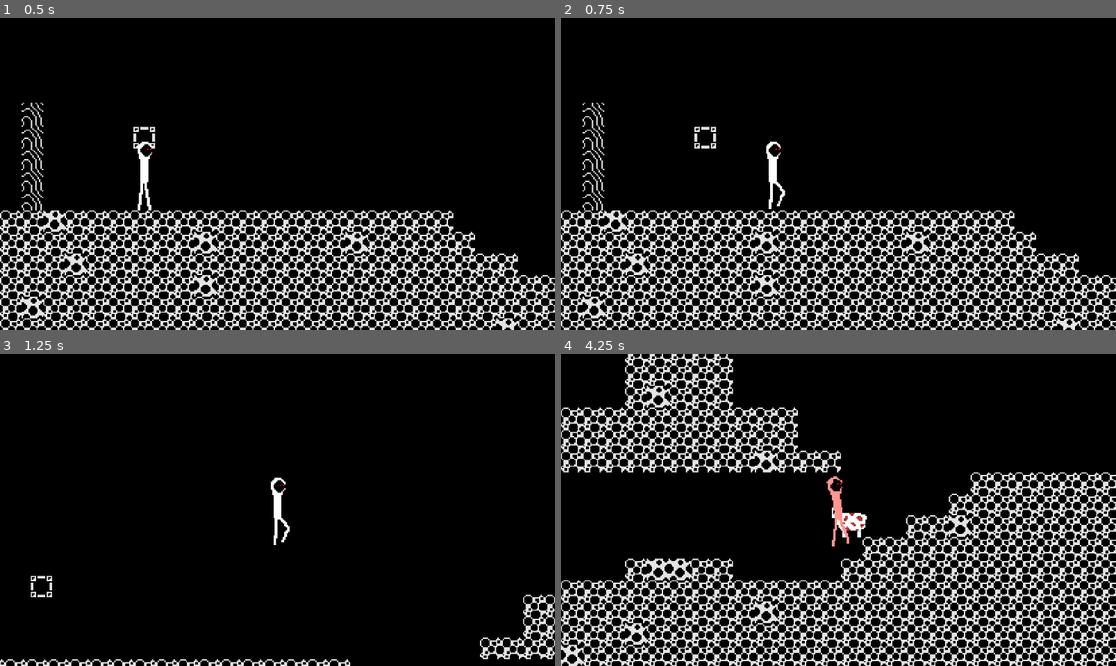
Above: before the commit, frames 1-4 (two rows, left to right).
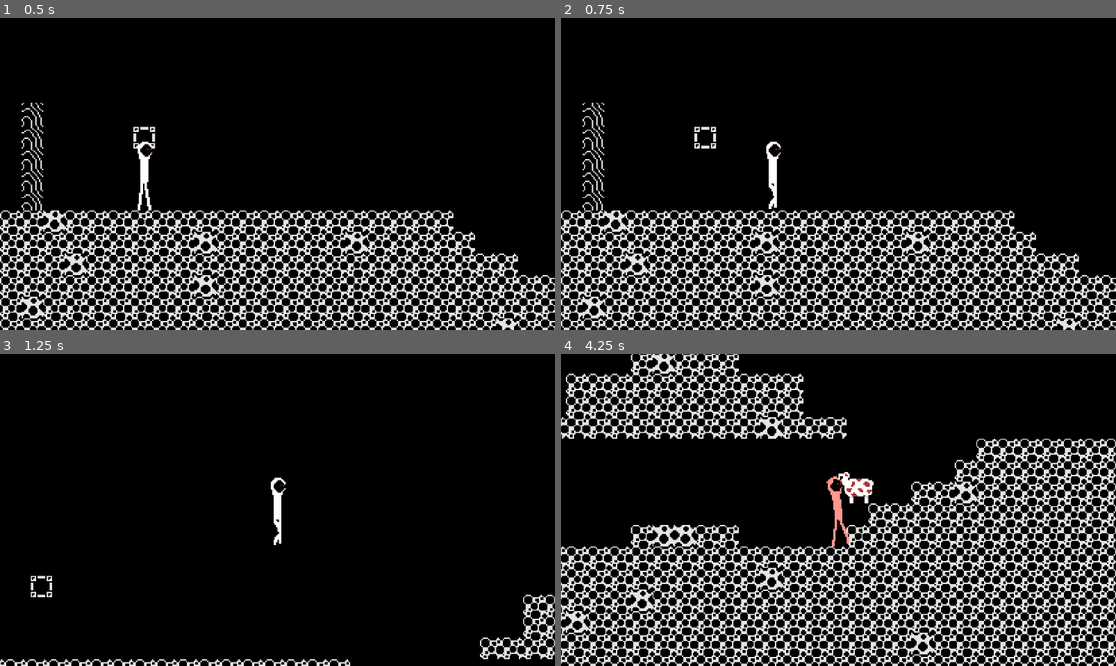
Above: after the commit, the same moments.

Repository: KirstenMayland/color2Dmetroidvania
Game: Godot game, scene res://scenes/levels/level_3.tscn
The game is run twice, just before and just after one commit, with the same random seed, the same clock (stepped at 60 frames per second) and the same inputs. This scene is started directly instead of the project's main scene.
Inputs:
- Up to frame 1 (0.5 s): no input
- Up to frame 2 (0.75 s): tap Enter at 0.5 s; hold D (move_right) from 0.53 s (still down); tap E (interact) at 0.6 s
- Up to frame 3 (1.25 s): keep holding D (move_right); tap Space (jump) at 0.77, 0.8, 1.07 s
- Up to frame 4 (4.25 s): tap Space (jump) at 1.35, 1.52, 1.82, 2.3, 3.02, 3.32, 3.6, 3.77, 4.07 s; tap E (interact) at 1.55, 2.1, 2.85 s; release D (move_right) at 2.03 s; hold A (move_left) 2.03-2.78 s; hold D (move_right) from 2.78 s (still down)

Frame 1 is identical in both runs. In frame 2, 0.1% of the frame differs, in the area x 37-41%, y 52-61%; in frame 3, 0.1%; in frame 4, 40%, in the area x 0-100%, y 0-100%.

Commit message:
progress on hurtboxes and hitboxes
rn, sheep insta kills player by stacking damages, player gets stuck and it registers as entering the hurtbox multiple times in succession

Diff:
--- a/scenes/entities/player.tscn
+++ b/scenes/entities/player.tscn
@@ -24,6 +24,7 @@
 
 [sub_resource type="GDScript" id="GDScript_qxt2g"]
 script/source = "extends CharacterBody2D
+class_name Player
 
 
 @export var SPEED:float = 250.0
@@ -32,34 +33,47 @@
 @export var hurt_animation_length:float = 0.085
 
 @onready var health_component: HealthComponent = $HealthComponent
+@onready var animation = $AnimationPlayer
 
 # Get the gravity from the project settings to be synced with RigidBody nodes.
 var gravity = ProjectSettings.get_setting(\"physics/2d/default_gravity\")
 
-# ---------------------ready---------------------------
+
+# ----------------------------------------------------------------
+# -----------------------------ready------------------------------
+# ----------------------------------------------------------------
 func _ready():
 	health_component.health_change.connect(on_health_change)
 
+
+func on_health_change(current_health: float, heal: bool):
+	if heal == false:
+		print(\"hurt\")
+		Global.set_player_can_move(false)
+		animation.play(\"Hurt\")
+		await get_tree().create_timer(hurt_animation_length).timeout
+		Global.set_player_can_move(true)
+
+
+# ----------------------------------------------------------------
 # ---------------------_physics_process---------------------------
-# main function
+# ----------------------------------------------------------------
 func _physics_process(delta):
 	add_gravity(delta)
 	jump()
 	move()
 
-# ---------------------add_gravity---------------------------
+
 func add_gravity(delta):
 	if not is_on_floor():
 		velocity.y += gravity * delta
 
 
-# ---------------------jump---------------------------
 func jump():
 	if Input.is_action_just_pressed(\"jump\") and is_on_floor():
 		velocity.y = JUMP_VELOCITY
 
 
-# ---------------------move---------------------------
 func move():
 	var direction = Input.get_axis(\"move_left\", \"move_right\")
 
@@ -68,24 +82,15 @@
 		# if moving
 		if direction:
 			velocity.x = direction * SPEED
-			$AnimatedSprite2D.play(\"walk\")
-			Global.change_animated_sprite_direction(direction, get_node(\"AnimatedSprite2D\"))
+			animation.play(\"Walk\")
+			Global.change_sprite_direction(direction, get_node(\"AnimatedSprite2D\"), get_node(\"HitboxComponent\"), get_node(\"HurtboxComponent\"))
 
 		# if stopped/stopping
 		else:
-			$AnimatedSprite2D.play(\"idle\")
+			animation.play(\"Idle\")
 			velocity.x = move_toward(velocity.x, 0, SPEED / 2)  # stop mechanism, how quickly it slows
 
 		move_and_slide()
-
-# ---------------------on_health_change---------------------------
-func on_health_change(current_health: float, heal: bool):
-	if heal == false:
-		print(\"hurt\")
-		Global.set_player_can_move(false)
-		$AnimatedSprite2D.play(\"hurt\")
-		await get_tree().create_timer(hurt_animation_length).timeout
-		Global.set_player_can_move(true)
 "
 
 [sub_resource type="SpriteFrames" id="SpriteFrames_fs3e2"]
@@ -176,6 +181,62 @@
 "speed": 7.0
 }]
 
+[sub_resource type="Animation" id="Animation_pepxw"]
+resource_name = "DoorEnter"
+loop_mode = 1
+tracks/0/type = "value"
+tracks/0/imported = false
+tracks/0/enabled = true
+tracks/0/path = NodePath("AnimatedSprite2D:animation")
+tracks/0/interp = 1
+tracks/0/loop_wrap = true
+tracks/0/keys = {
+"times": PackedFloat32Array(0),
+"transitions": PackedFloat32Array(1),
+"update": 1,
+"values": [&"door_enter"]
+}
+tracks/1/type = "value"
+tracks/1/imported = false
+tracks/1/enabled = true
+tracks/1/path = NodePath("AnimatedSprite2D:frame")
+tracks/1/interp = 1
+tracks/1/loop_wrap = true
+tracks/1/keys = {
+"times": PackedFloat32Array(0, 0.1, 0.2, 0.3, 0.4, 0.5, 0.6, 0.7, 0.8),
+"transitions": PackedFloat32Array(1, 1, 1, 1, 1, 1, 1, 1, 1),
+"update": 1,
+"values": [0, 1, 2, 3, 4, 5, 6, 7, 8]
+}
+
+[sub_resource type="Animation" id="Animation_d5oc0"]
+resource_name = "Hurt"
+length = 0.085
+tracks/0/type = "value"
+tracks/0/imported = false
+tracks/0/enabled = true
+tracks/0/path = NodePath("AnimatedSprite2D:animation")
+tracks/0/interp = 1
+tracks/0/loop_wrap = true
+tracks/0/keys = {
+"times": PackedFloat32Array(0),
+"transitions": PackedFloat32Array(1),
+"update": 1,
+"values": [&"hurt"]
+}
+tracks/1/type = "value"
+tracks/1/imported = false
+tracks/1/enabled = true
+tracks/1/path = NodePath("AnimatedSprite2D:frame")
+tracks/1/interp = 1
+tracks/1/loop_wrap = true
+tracks/1/keys = {
+"times": PackedFloat32Array(0),
+"transitions": PackedFloat32Array(1),
+"update": 1,
+"values": [0]
+}
+
 [sub_resource type="Animation" id="Animation_7r3hc"]
 resource_name = "Idle"
 tracks/0/type = "value"
@@ -203,16 +264,61 @@
 "values": [0]
 }
 
+[sub_resource type="Animation" id="Animation_6tk6g"]
+length = 0.001
+tracks/0/type = "value"
+tracks/0/imported = false
+tracks/0/enabled = true
+tracks/0/path = NodePath("AnimatedSprite2D:frame")
+tracks/0/interp = 1
+tracks/0/loop_wrap = true
+tracks/0/keys = {
+"times": PackedFloat32Array(0),
+"transitions": PackedFloat32Array(1),
+"update": 1,
+"values": [1]
+}
+
+[sub_resource type="Animation" id="Animation_qsbw4"]
+resource_name = "SwordSlash"
+length = 0.6
+loop_mode = 1
+tracks/0/type = "value"
+tracks/0/imported = false
+tracks/0/enabled = true
+tracks/0/path = NodePath("AnimatedSprite2D:animation")
+tracks/0/interp = 1
+tracks/0/loop_wrap = true
+tracks/0/keys = {
+"times": PackedFloat32Array(0),
+"transitions": PackedFloat32Array(1),
+"update": 1,
+"values": [&"sword_slash"]
+}
+tracks/1/type = "value"
+tracks/1/imported = false
+tracks/1/enabled = true
+tracks/1/path = NodePath("AnimatedSprite2D:frame")
+tracks/1/interp = 1
+tracks/1/loop_wrap = true
+tracks/1/keys = {
+"times": PackedFloat32Array(0, 0.1, 0.2, 0.3, 0.4, 0.5),
+"transitions": PackedFloat32Array(1, 1, 1, 1, 1, 1),
+"update": 1,
+"values": [0, 1, 2, 3, 4, 5]
+}
+
 [sub_resource type="Animation" id="Animation_eynmj"]
 resource_name = "Walk"
-tracks/0/type = "value"
-tracks/0/imported = false
-tracks/0/enabled = true
-tracks/0/path = NodePath("AnimatedSprite2D:animation")
-tracks/0/interp = 1
-tracks/0/loop_wrap = true
-tracks/0/keys = {
-"times": PackedFloat32Array(0.5),
+length = 0.6
+tracks/0/type = "value"
+tracks/0/imported = false
+tracks/0/enabled = true
+tracks/0/path = NodePath("AnimatedSprite2D:animation")
+tracks/0/interp = 1
+tracks/0/loop_wrap = true
+tracks/0/keys = {
+"times": PackedFloat32Array(0),
 "transitions": PackedFloat32Array(1),
 "update": 1,
 "values": [&"walk"]
@@ -224,106 +330,10 @@
 tracks/1/interp = 1
 tracks/1/loop_wrap = true
 tracks/1/keys = {
-"times": PackedFloat32Array(0, 0.3, 0.5),
+"times": PackedFloat32Array(0, 0.2, 0.4),
 "transitions": PackedFloat32Array(1, 1, 1),
 "update": 1,
 "values": [0, 1, 2]
-}
-
-[sub_resource type="Animation" id="Animation_6tk6g"]
-length = 0.001
-tracks/0/type = "value"
-tracks/0/imported = false
-tracks/0/enabled = true
-tracks/0/path = NodePath("AnimatedSprite2D:frame")
-tracks/0/interp = 1
-tracks/0/loop_wrap = true
-tracks/0/keys = {
-"times": PackedFloat32Array(0),
-"transitions": PackedFloat32Array(1),
-"update": 1,
-"values": [1]
-}
-
-[sub_resource type="Animation" id="Animation_pepxw"]
-resource_name = "DoorEnter"
-tracks/0/type = "value"
-tracks/0/imported = false
-tracks/0/enabled = true
-tracks/0/path = NodePath("AnimatedSprite2D:animation")
-tracks/0/interp = 1
-tracks/0/loop_wrap = true
-tracks/0/keys = {
-"times": PackedFloat32Array(0.8),
-"transitions": PackedFloat32Array(1),
-"update": 1,
-"values": [&"door_enter"]
-}
-tracks/1/type = "value"
-tracks/1/imported = false
-tracks/1/enabled = true
-tracks/1/path = NodePath("AnimatedSprite2D:frame")
-tracks/1/interp = 1
-tracks/1/loop_wrap = true
-tracks/1/keys = {
-"times": PackedFloat32Array(0, 0.1, 0.2, 0.3, 0.4, 0.5, 0.6, 0.7, 0.8),
-"transitions": PackedFloat32Array(1, 1, 1, 1, 1, 1, 1, 1, 1),
-"update": 1,
-"values": [0, 1, 2, 3, 4, 5, 6, 7, 8]
-}
-
-[sub_resource type="Animation" id="Animation_d5oc0"]
-resource_name = "Hurt"
-tracks/0/type = "value"
-tracks/0/imported = false
-tracks/0/enabled = true
-tracks/0/path = NodePath("AnimatedSprite2D:animation")
-tracks/0/interp = 1
-tracks/0/loop_wrap = true
-tracks/0/keys = {
-"times": PackedFloat32Array(0.9),
-"transitions": PackedFloat32Array(1),
-"update": 1,
-"values": [&"hurt"]
-}
-tracks/1/type = "value"
-tracks/1/imported = false
-tracks/1/enabled = true
-tracks/1/path = NodePath("AnimatedSprite2D:frame")
-tracks/1/interp = 1
-tracks/1/loop_wrap = true
-tracks/1/keys = {
-"times": PackedFloat32Array(0.9),
-"transitions": PackedFloat32Array(1),
-"update": 1,
-"values": [0]
-}
-
-[sub_resource type="Animation" id="Animation_qsbw4"]
-resource_name = "SwordSlash"
-tracks/0/type = "value"
-tracks/0/imported = false
-tracks/0/enabled = true
-tracks/0/path = NodePath("AnimatedSprite2D:animation")
-tracks/0/interp = 1
-tracks/0/loop_wrap = true
-tracks/0/keys = {
-"times": PackedFloat32Array(1),
-"transitions": PackedFloat32Array(1),
-"update": 1,
-"values": [&"sword_slash"]
-}
-tracks/1/type = "value"
-tracks/1/imported = false
-tracks/1/enabled = true
-tracks/1/path = NodePath("AnimatedSprite2D:frame")
-tracks/1/interp = 1
-tracks/1/loop_wrap = true
-tracks/1/keys = {
-"times": PackedFloat32Array(0, 0.1, 0.2, 0.3, 0.4, 0.5),
-"transitions": PackedFloat32Array(1, 1, 1, 1, 1, 1),
-"update": 1,
-"values": [0, 1, 2, 3, 4, 5]
 }
 
 [sub_resource type="AnimationLibrary" id="AnimationLibrary_mj16g"]
@@ -336,14 +346,19 @@
 "Walk": SubResource("Animation_eynmj")
 }
 
+[sub_resource type="RectangleShape2D" id="RectangleShape2D_yejrp"]
+size = Vector2(13, 52)
+
+[sub_resource type="RectangleShape2D" id="RectangleShape2D_3i8uc"]
+size = Vector2(13, 20)
+
 [node name="Player" type="CharacterBody2D"]
 collision_layer = 2
 script = SubResource("GDScript_qxt2g")
 
 [node name="AnimatedSprite2D" type="AnimatedSprite2D" parent="."]
 sprite_frames = SubResource("SpriteFrames_fs3e2")
-animation = &"walk"
-frame = 1
+animation = &"idle"
 
 [node name="AnimationPlayer" type="AnimationPlayer" parent="."]
 libraries = {
@@ -364,8 +379,13 @@
 [node name="HurtboxComponent" parent="." node_paths=PackedStringArray("health_component") instance=ExtResource("14_jqlrc")]
 health_component = NodePath("../HealthComponent")
 
-[node name="CollisionShape2D" type="CollisionPolygon2D" parent="HurtboxComponent"]
-position = Vector2(0.5, 1.5)
-polygon = PackedVector2Array(-2.5, -25.5, 2.5, -25.5, 5.5, -22.5, 5.5, -16.5, 2.5, -10.5, 2.5, 4.5, 5.5, 25.5, -5.5, 25.5, -3.5, 4.5, -3.5, -10.5, -5.5, -16.5, -5.5, -22.5)
+[node name="CollisionShape2D" type="CollisionShape2D" parent="HurtboxComponent"]
+position = Vector2(0.5, 1)
+shape = SubResource("RectangleShape2D_yejrp")
 
 [node name="HitboxComponent" parent="." instance=ExtResource("21_iamod")]
+
+[node name="CollisionShape2D" type="CollisionShape2D" parent="HitboxComponent"]
+position = Vector2(0.5, 17)
+shape = SubResource("RectangleShape2D_3i8uc")
+debug_color = Color(0.685779, 0, 0, 0.419608)
--- a/scenes/entities/sheep.tscn
+++ b/scenes/entities/sheep.tscn
@@ -1,9 +1,10 @@
-[gd_scene load_steps=6 format=3 uid="uid://wbbgttji4k7b"]
+[gd_scene load_steps=9 format=3 uid="uid://wbbgttji4k7b"]
 
 [ext_resource type="Texture2D" uid="uid://b5yf3qbb7bv6q" path="res://assets/entity/sheep/sheep.png" id="1_78m1i"]
 [ext_resource type="Script" path="res://scripts/entities/sheep.gd" id="1_xv23r"]
 [ext_resource type="PackedScene" uid="uid://d2ojf0bbv5n5j" path="res://scenes/components/health_component.tscn" id="3_i5oi7"]
 [ext_resource type="PackedScene" uid="uid://dty8yax2de5v4" path="res://scenes/components/hurtbox_component.tscn" id="4_r5lim"]
+[ext_resource type="PackedScene" uid="uid://dodtc5a30e5v2" path="res://scenes/components/hitbox_component.tscn" id="5_rmope"]
 
 [sub_resource type="SpriteFrames" id="SpriteFrames_tfjjf"]
 animations = [{
@@ -15,6 +16,12 @@
 "name": &"default",
 "speed": 5.0
 }]
+
+[sub_resource type="RectangleShape2D" id="RectangleShape2D_ufglh"]
+size = Vector2(25.0035, 27.9998)
+
+[sub_resource type="RectangleShape2D" id="RectangleShape2D_5hrmn"]
+size = Vector2(13.25, 14)
 
 [node name="Sheep" type="CharacterBody2D"]
 collision_layer = 0
@@ -30,5 +37,14 @@
 
 [node name="HurtboxComponent" parent="." instance=ExtResource("4_r5lim")]
 
-[node name="CollisionPolygon2D" type="CollisionPolygon2D" parent="HurtboxComponent"]
-polygon = PackedVector2Array(-11, -6, 6, -6, 7, -11, 15, -11, 15, -2, 11, 0, 11, 5, 7, 8, 7, 12, -7, 12, -7, 8, -10, 5, -10, -1, -11, -1)
+[node name="CollisionShape2D" type="CollisionShape2D" parent="HurtboxComponent"]
+position = Vector2(2.00184, 0.498147)
+rotation = -1.57449
+shape = SubResource("RectangleShape2D_ufglh")
+
+[node name="HitboxComponent" parent="." instance=ExtResource("5_rmope")]
+
+[node name="CollisionShape2D" type="CollisionShape2D" parent="HitboxComponent"]
+position = Vector2(10, -5)
+shape = SubResource("RectangleShape2D_5hrmn")
+debug_color = Color(0.686275, 0, 0, 0.419608)
--- a/scripts/autoload/global.gd
+++ b/scripts/autoload/global.gd
@@ -34,11 +34,11 @@
 func get_in_door_status():
 	return in_door
 
-func travel_through_door(player_sprite, destination): #player_sprite = $Player/AnimatedSprite2D
+func travel_through_door(animation, destination):
 	# play door animation and wait until finished
 	set_player_can_move(false)
-	player_sprite.play("door_enter")
-	await get_tree().create_timer(player_sprite.get_playing_speed()).timeout
+	animation.play("DoorEnter")
+	await get_tree().create_timer(animation.get_playing_speed()).timeout
 	# go through door
 	get_tree().change_scene_to_file(destination)
 	set_player_can_move(true)
@@ -56,9 +56,15 @@
 # ---------------------visuals---------------------------
 
 # helper function for move; entity faces direction it's moving
-func change_animated_sprite_direction(direction, sprite):
+func change_sprite_direction(direction, sprite, hitbox, hurtbox):
 	if sprite != null and sprite is AnimatedSprite2D:
 		if direction > 0:
 			sprite.set_flip_h(false)
 		elif direction < 0:
 			sprite.set_flip_h(true)
+
+	if hitbox != null and hitbox is HitboxComponent:
+			hitbox.scale.x = hitbox.scale.x * -1
+
+	if hurtbox != null and hurtbox is HurtboxComponent:
+			hurtbox.scale.x = hurtbox.scale.x * -1
--- a/scripts/entities/sheep.gd
+++ b/scripts/entities/sheep.gd
@@ -3,14 +3,38 @@
 
 @export var max_speed : float = 50.0
 @export var jump_velocity : float = -200.0
-@export var damage_dealt : int = 15
+@export var damage_dealt : int = 10
 
 # Get the gravity from the project settings to be synced with RigidBody nodes.
 var gravity = ProjectSettings.get_setting("physics/2d/default_gravity")
 
+# ----------------------------------------------------------------
+# -----------------------------ready------------------------------
+# ----------------------------------------------------------------
 func _ready():
-	$HurtboxComponent.area_entered.connect(on_area_entered)
+	$HitboxComponent.area_entered.connect(on_hitbox_entered)
+	$HurtboxComponent.area_entered.connect(on_hurtbox_entered)
 
+func on_hitbox_entered(other_area: HurtboxComponent):
+	var player_node = get_parent().get_node("Player") as Node2D
+	if player_node != null:
+		if other_area.get_parent() != player_node:
+			return
+		print("sheep hitbox entered by player")
+		var player_health_component = player_node.get_node("HealthComponent") as HealthComponent
+		player_health_component.damage(damage_dealt)
+
+func on_hurtbox_entered(other_area: HitboxComponent):
+	# hurtbox activates if the other_area doesn't belong to itself
+	var player_node = get_parent().get_node("Player") as Node2D
+	if player_node != null:
+		if other_area.get_parent() != player_node:
+			return
+		print("sheep hurtbox entered by player")
+
+# ----------------------------------------------------------------
+# ---------------------_physics_process---------------------------
+# ----------------------------------------------------------------
 func _physics_process(delta):
 	var direction = get_direction_to_player()
 
@@ -21,7 +45,7 @@
 	# Horizontal movement
 	if direction.x != 0:
 		velocity.x = direction.x * max_speed
-		Global.change_animated_sprite_direction(direction.x, get_node("AnimatedSprite2D"))
+		Global.change_sprite_direction(direction.x, get_node("AnimatedSprite2D"), get_node("HitboxComponent"), get_node("HurtboxComponent"))
 
 	# Jump
 	if is_on_floor() and is_on_wall():
@@ -34,12 +58,3 @@
 	if player_node != null:
 		return (player_node.global_position - global_position).normalized()
 	return Vector2.ZERO
-
-
-func on_area_entered(other_area: Area2D):
-	var player_node = get_parent().get_node("Player") as Node2D
-	if player_node != null:
-		if other_area.get_parent() != player_node:
-			return
-		var player_health_component = player_node.get_node("HealthComponent") as HealthComponent
-		player_health_component.damage(damage_dealt)
--- a/scripts/levels/level_2.gd
+++ b/scripts/levels/level_2.gd
@@ -8,7 +8,7 @@
 # Called every frame. 'delta' is the elapsed time since the previous frame.
 func _process(_delta):
 	if Global.get_in_door_status() and Input.is_action_just_pressed("interact"):
-		Global.travel_through_door($Player/AnimatedSprite2D, "res://scenes/levels/level_3.tscn")
+		Global.travel_through_door($Player/AnimationPlayer, "res://scenes/levels/level_3.tscn")
 
 
 
Not shown, added: export_presets.cfg
Not shown: 1 places in scenes/entities/player.tscn that only renumber resources
Not shown, changed: text/CREATIVE.txt
